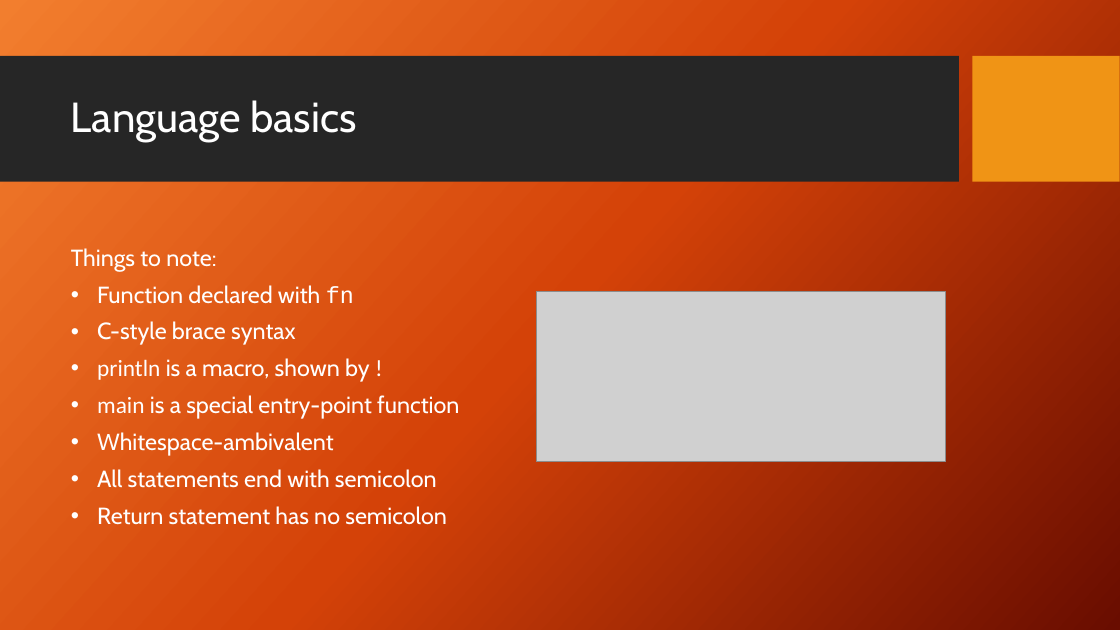
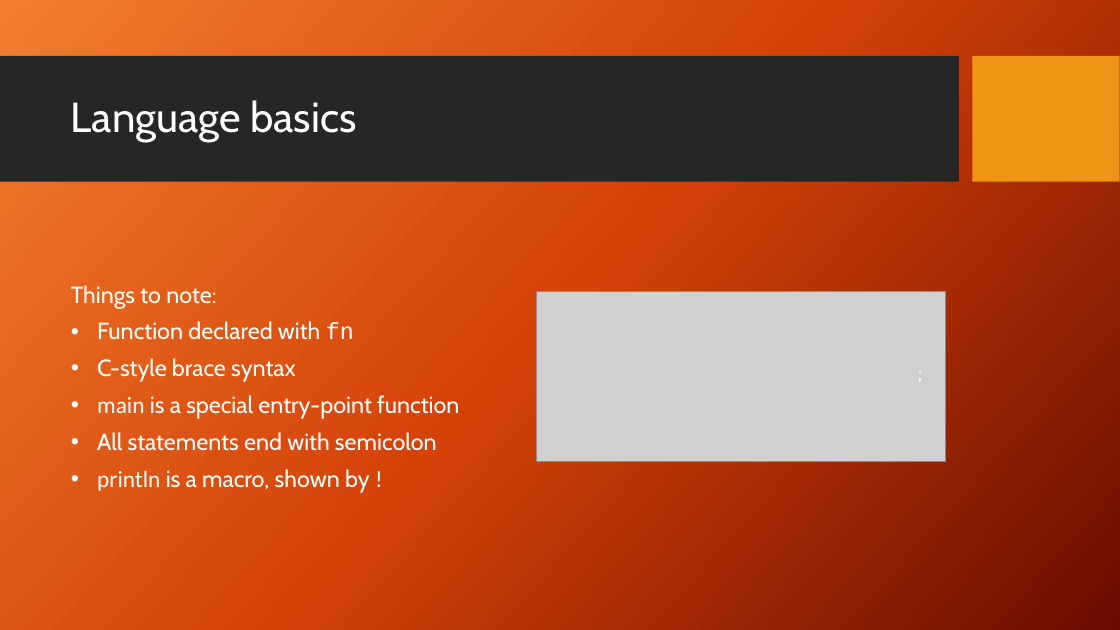
Before and after one commit to DaniloHP/csc372project1, a slide deck: slide 9 of Rust.pptx. Drawn at 1120x630 pixels with LibreOffice and Linux fonts; fonts in the diff are those of the drawing; grey boxes stand for pictures; background and template pictures are left out. Boxes give left, top, right and bottom in pixels: in the first picture for what was removed or moved away, otherwise in the second. Text is boxed around its words. In the diff, an @@ line names an element or a change of style, - is before the commit and + after.

```diff
--- a/Rust.pptx
+++ b/Rust.pptx
@@ text added at (x1=910, y1=355, x2=933, y2=389), 18 pt, text #FFFFFF @@
+;
@@ text at (x1=97, y1=395, x2=459, y2=451): paragraphs added @@
+• main is a special entry-point function
+• All statements end with semicolon
@@ text at (x1=97, y1=395, x2=459, y2=525): paragraphs removed @@
-• main is a special entry-point function
-• Whitespace-ambivalent
-• All statements end with semicolon
-• Return statement has no semicolon
```
Also in this commit, not shown: 14 other slides changed.
